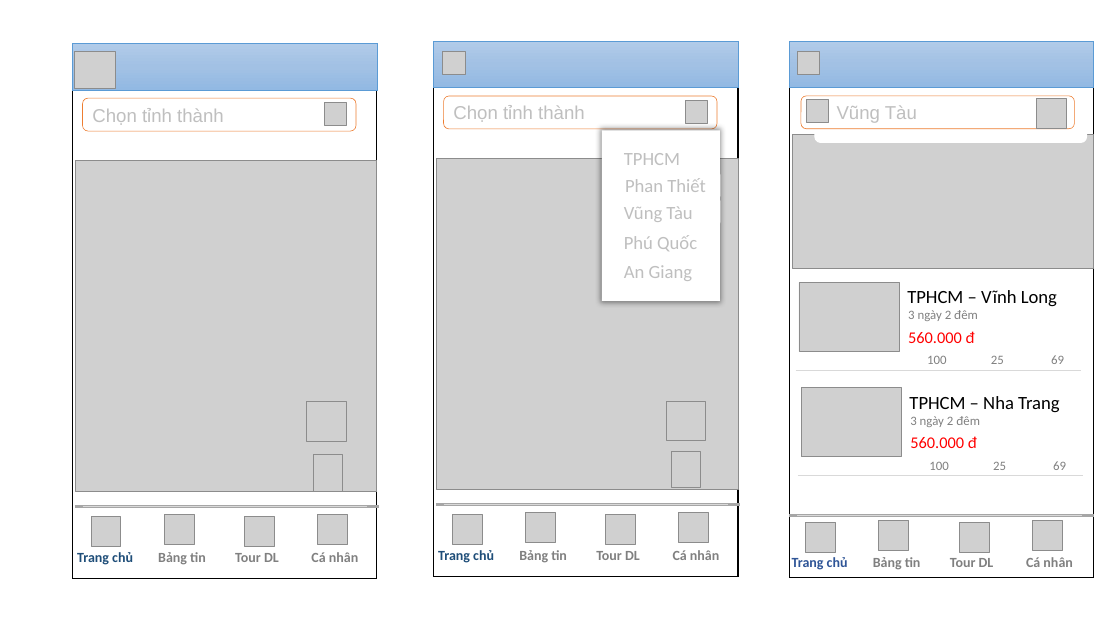
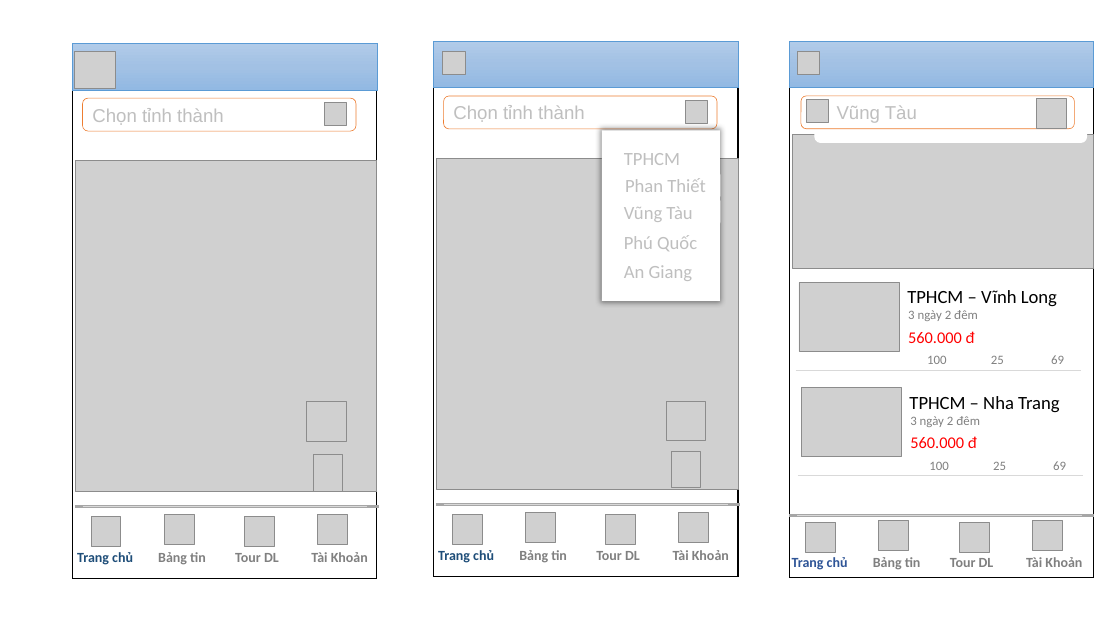
Before and after one commit to conghoangv624/Chuy-n-dd-nh-m-6, a slide deck: slide 3 of Document/CD1-Nhom6-Full.pptx. Drawn at 1120x630 pixels with LibreOffice and Linux fonts; fonts in the diff are those of the drawing; grey boxes stand for pictures; background and template pictures are left out. Boxes give left, top, right and bottom in pixels: in the first picture for what was removed or moved away, otherwise in the second. Text is boxed around its words. In the diff, an @@ line names an element or a change of style, - is before the commit and + after.

Commit message:
update
sửa " cá nhân " -> " tài khoản " hợp lý hơn nha bây. :D
Bản mới nhất đấy..chốt rồi đó nhé.

```diff
--- a/Document/CD1-Nhom6-Full.pptx
+++ b/Document/CD1-Nhom6-Full.pptx
@@ text at (x1=311, y1=552, x2=368, y2=562): text changed @@
-Cá nhân
+Tài Khoản
@@ text at (x1=673, y1=550, x2=729, y2=560): text changed @@
-Cá nhân
+Tài Khoản
@@ text at (x1=1026, y1=557, x2=1082, y2=567): text changed @@
-Cá nhân
+Tài Khoản
```
Also in this commit, not shown: 12 other slides changed.
